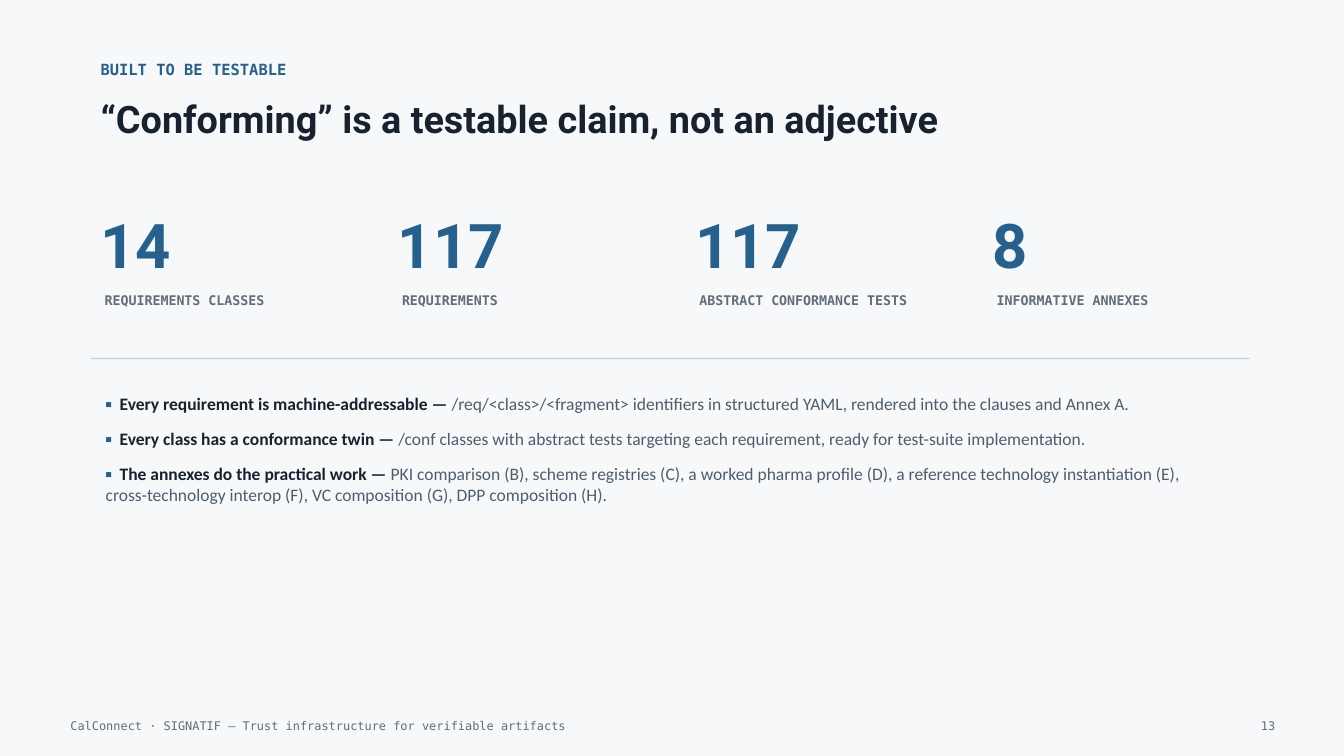
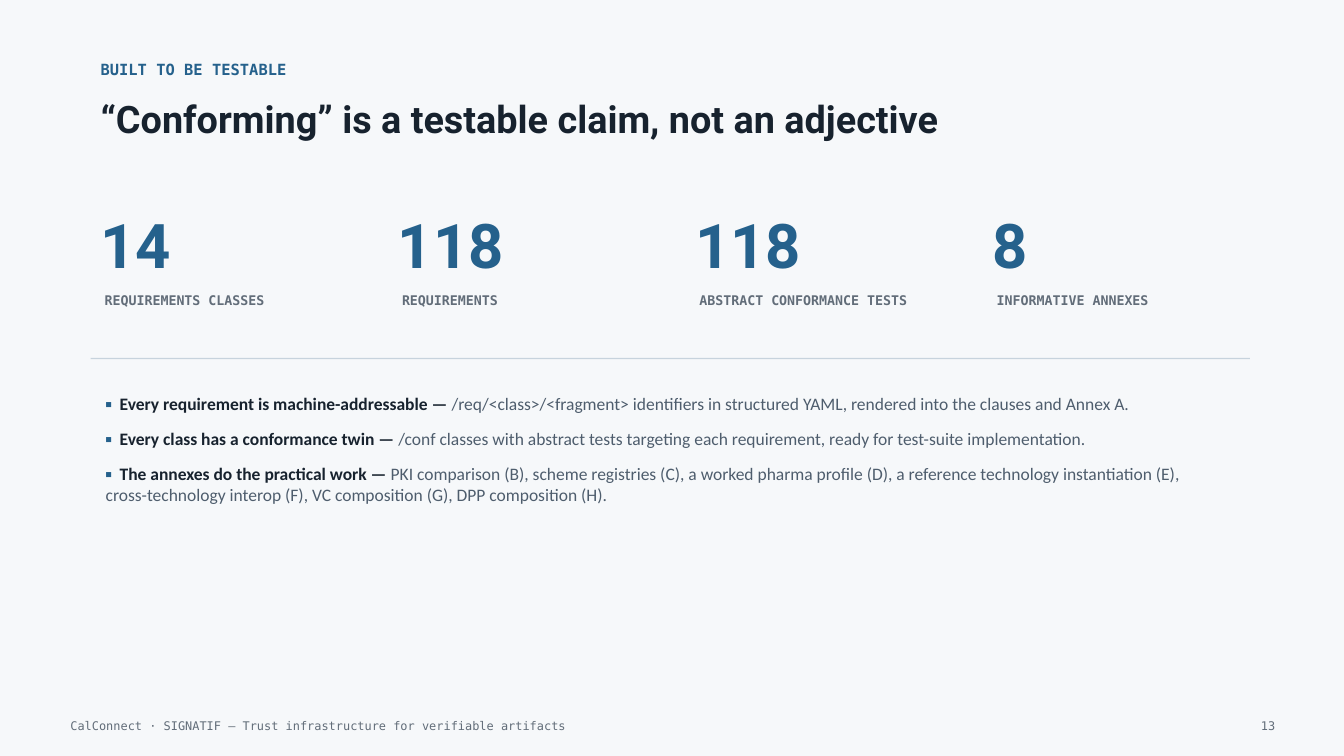
Before and after one commit to CalConnect/cc-chrontif, a slide deck: slide 13 of presentations/signatif-intro.pptx. Drawn at 1344x756 pixels with LibreOffice and Linux fonts; fonts in the diff are those of the drawing. Boxes give left, top, right and bottom in pixels: in the first picture for what was removed or moved away, otherwise in the second. Text is boxed around its words. In the diff, an @@ line names an element or a change of style, - is before the commit and + after.

```diff
--- a/presentations/signatif-intro.pptx
+++ b/presentations/signatif-intro.pptx
@@ text at (x1=398, y1=223, x2=504, y2=269): text changed @@
-117
+118
@@ text at (x1=695, y1=223, x2=801, y2=269): text changed @@
-117
+118
```
Also in this commit, not shown: 6 other files.
